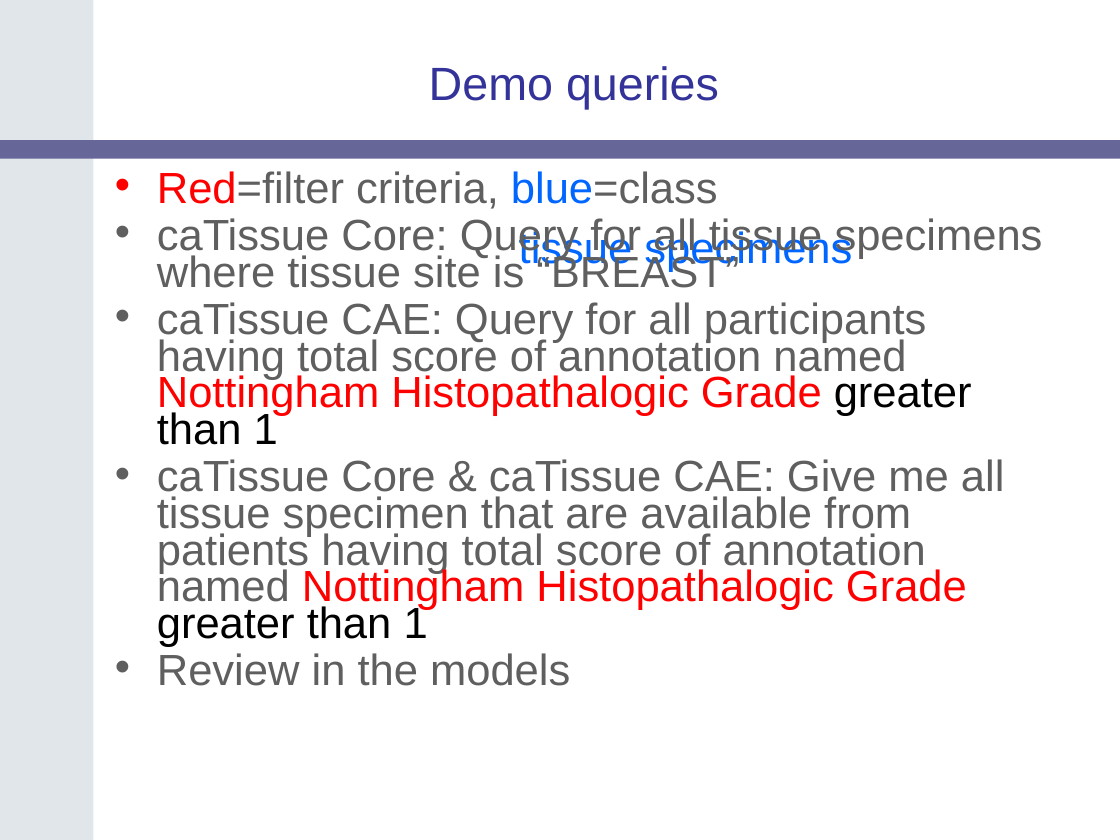
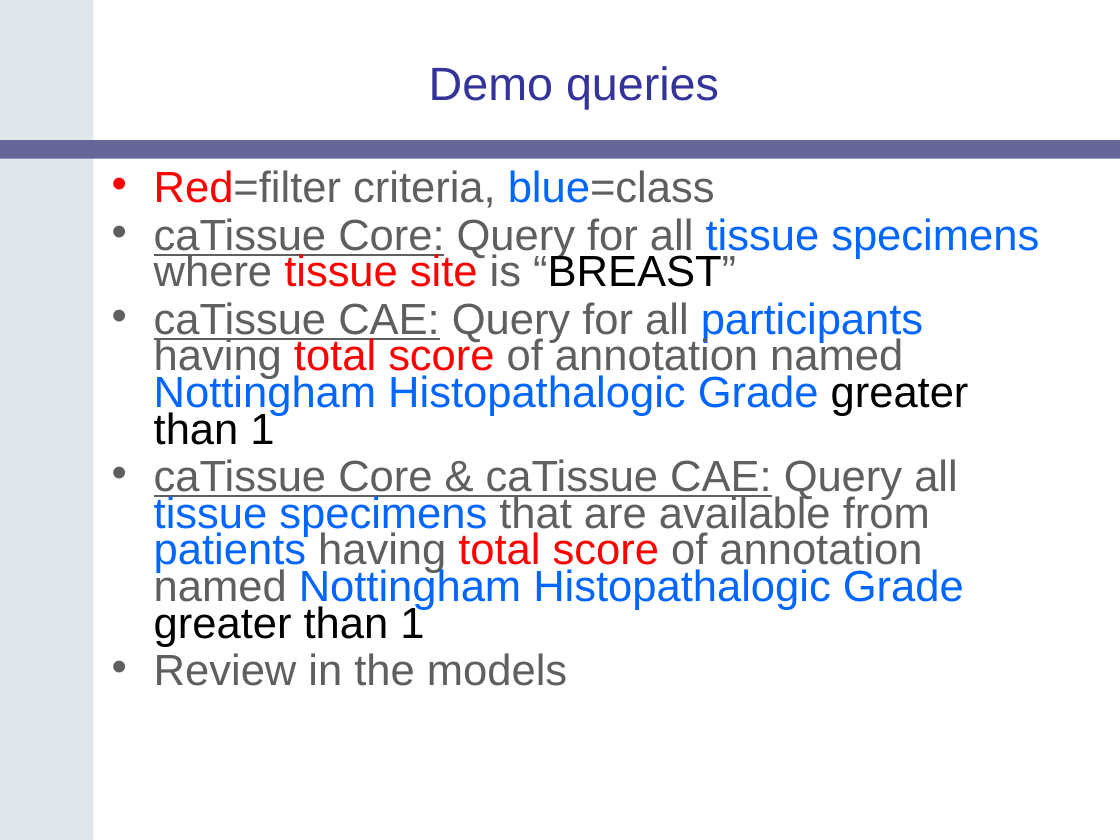
Before and after one commit to NCIP/catrip, a slide deck: slide 12 of catrip/documentation/presentations/catrip_alpha_demo_2006_08_11/catrip_alpha_demo_2006_08_11.ppt. Drawn at 1120x840 pixels with LibreOffice and Linux fonts; fonts in the diff are those of the drawing; background and template pictures are left out. Boxes give left, top, right and bottom in pixels: in the first picture for what was removed or moved away, otherwise in the second. Text is boxed around its words. In the diff, an @@ line names an element or a change of style, - is before the commit and + after.

Commit message:
*** empty log message ***
SVN-Revision: 530

```diff
--- a/catrip/documentation/presentations/catrip_alpha_demo_2006_08_11/catrip_alpha_demo_2006_08_11.ppt
+++ b/catrip/documentation/presentations/catrip_alpha_demo_2006_08_11/catrip_alpha_demo_2006_08_11.ppt
@@ text at [154, 218, 1039, 445]: text colour #5F5F5F to #0066FF in "tissue specimens", "participants"; text colour #5F5F5F to #FF0000 in "tissue site", "total score"; text colour #5F5F5F to #000000 in "“BREAST”"; underline on in "caTissue Core:", "caTissue CAE:"; text colour #FF0000 to #0066FF in "Nottingham Histopathalogic Grade" @@
@@ rectangle removed at [519, 226, 851, 264] @@
-tissue specimens
@@ text at [154, 459, 964, 647]: text changed @@
-• caTissue Core & caTissue CAE: Give me all tissue specimen that are available from patients having total score of annotation named Nottingham Histopathalogic Grade greater than 1
+• caTissue Core & caTissue CAE: Query all tissue specimens that are available from patients having total score of annotation named Nottingham Histopathalogic Grade greater than 1
```
